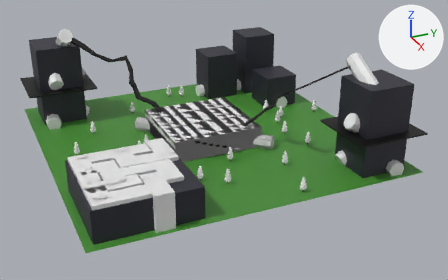
One commit to the FBX model Assets/mapa_2_1.fbx: the scene before it, then after it.
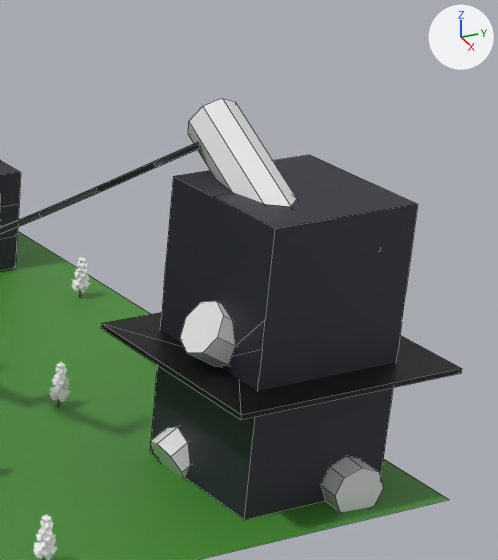
The first picture shows the older version from a 50 mm lens placed at (278.0, -112.0, 135.0), pointed at (14.0, 6.0, 3.0). The close-ups show the older and then the newer version on the part from 65% to 98% of the width and 8% to 68% of the height of that picture. Only the edits that show in the close-ups are written down. The axes (+X, +Y, +Z) are drawn at upper right. The lights are the same throughout. The close-ups show mesh edges as thin lines. Where no turn or scale is listed for an object, it has been applied to the vertices.
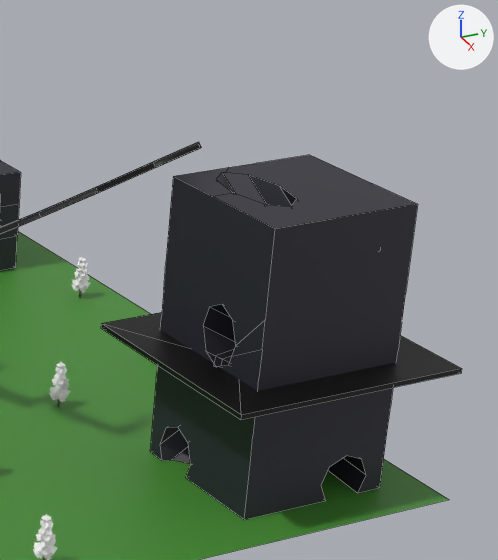
Location of each change, [x1, y1, x2, y2] in pixels of the close-ups (498 x 560 px):
'Cylinder.005', deleted: before [188, 98, 297, 207]
'Cylinder.001', deleted: before [180, 301, 236, 366]
'Cylinder.003', deleted: before [321, 456, 383, 512]
'Cylinder.002', deleted: before [150, 427, 190, 479]

Diff of the bpy script that builds the scene:
```diff
--- a/Assets/mapa_2_1.fbx.py
+++ b/Assets/mapa_2_1.fbx.py
@@ ob_cylinder_001 @@
-ob_cylinder_001 = bpy.data.objects.new('Cylinder.001', me_cylinder_001)
-ob_cylinder_001.location = (63.6, 57.4, 19.4)
@@ ob_cylinder_005 @@
-ob_cylinder_005 = bpy.data.objects.new('Cylinder.005', me_cylinder_005)
-ob_cylinder_005.location = (58.2, 57.1, 43.0)
@@ ob_cylinder_003 @@
-ob_cylinder_003 = bpy.data.objects.new('Cylinder.003', me_cylinder_003)
-ob_cylinder_003.location = (59.8, 67.6, 2.7)
@@ ob_cylinder_002 @@
-ob_cylinder_002 = bpy.data.objects.new('Cylinder.002', me_cylinder_002)
-ob_cylinder_002.location = (56.0, 57.6, 6.9)
```
